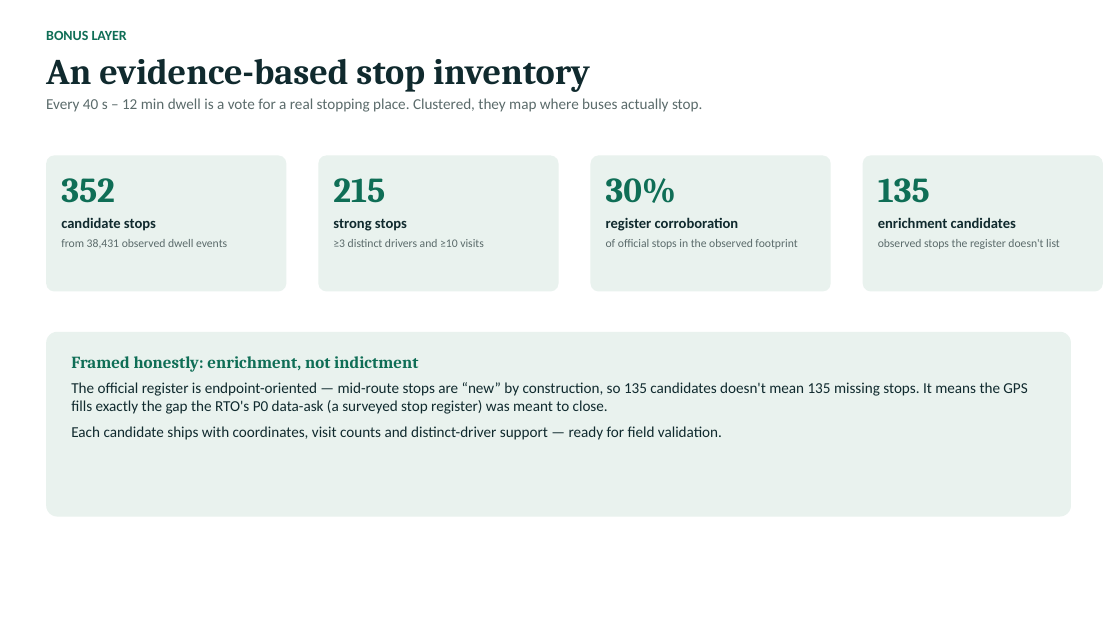
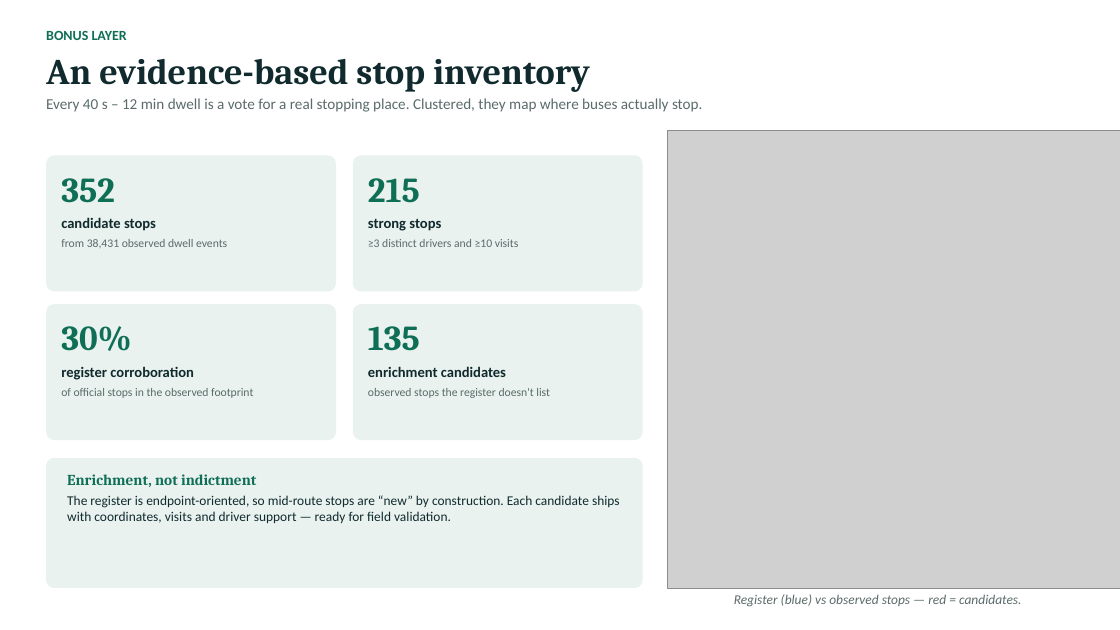
Before and after one commit to Princu-Babu/bus-sathi-trace-intelligence, a slide deck: slide 11 of Bus_Sathi_Trace_Intelligence_Briefing.pptx (slide 8 before the commit). Drawn at 1120x630 pixels with LibreOffice and Linux fonts; fonts in the diff are those of the drawing; grey boxes stand for pictures. Boxes give left, top, right and bottom in pixels: in the first picture for what was removed or moved away, otherwise in the second. Text is boxed around its words. In the diff, an @@ line names an element or a change of style, - is before the commit and + after.

```diff
--- a/Bus_Sathi_Trace_Intelligence_Briefing.pptx
+++ b/Bus_Sathi_Trace_Intelligence_Briefing.pptx
@@ picture added at box(668, 130, 1120, 588) @@
@@ rounded rectangle: place and size @@
-rounded rectangle at box(46, 155, 287, 292)
+rounded rectangle at box(46, 155, 336, 292)
@@ rounded rectangle: place and size @@
-rounded rectangle at box(318, 155, 559, 292)
+rounded rectangle at box(353, 155, 643, 292)
@@ text "215": place and size @@
-text "215" at box(333, 178, 484, 247)
+text "215" at box(368, 178, 519, 247)
@@ rounded rectangle: place and size @@
-rounded rectangle at box(591, 155, 831, 292)
+rounded rectangle at box(46, 304, 336, 440)
@@ text "30%": place and size @@
-text "30%" at box(606, 178, 797, 249)
+text "30%" at box(61, 326, 253, 398)
@@ rounded rectangle: place and size @@
-rounded rectangle at box(863, 155, 1103, 292)
+rounded rectangle at box(353, 304, 643, 440)
@@ text "135": place and size @@
-text "135" at box(878, 178, 1060, 249)
+text "135" at box(368, 326, 550, 398)
@@ rounded rectangle: place and size @@
-rounded rectangle at box(46, 332, 1071, 517)
+rounded rectangle at box(46, 458, 643, 588)
@@ text at box(67, 474, 620, 523): text changed; size 13 to 11.5 pt @@
-Framed honestly: enrichment, not indictment
-The official register is endpoint-oriented — mid-route stops are “new” by construction, so 135 candidates doesn't mean 135 missing stops. It means the GPS fills exactly the gap the RTO's P0 data-ask (a surveyed stop register) was meant to close.
-Each candidate ships with coordinates, visit counts and distinct-driver support — ready for field validation.
+Enrichment, not indictment
+The register is endpoint-oriented, so mid-route stops are “new” by construction. Each candidate ships with coordinates, visits and driver support — ready for field validation.
@@ text added at box(734, 594, 1021, 607), 11.5 pt, text #5B6B6B, italic @@
+Register (blue) vs observed stops — red = candidates.
```
Also in this commit, not shown: 1 other slide changed, 3 slides added, 1 other file.
